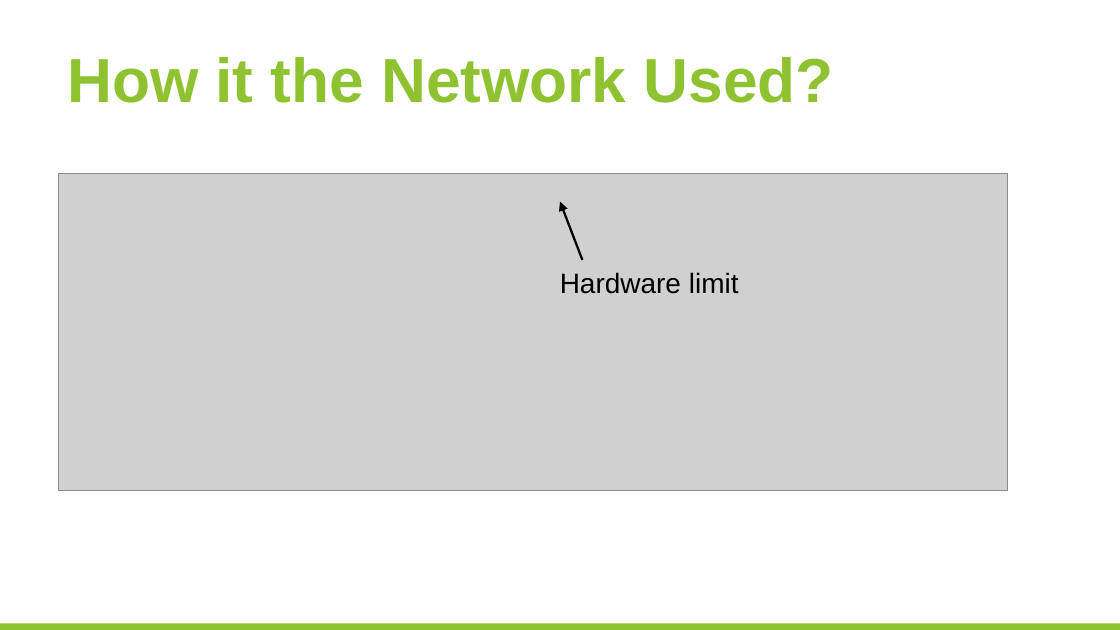
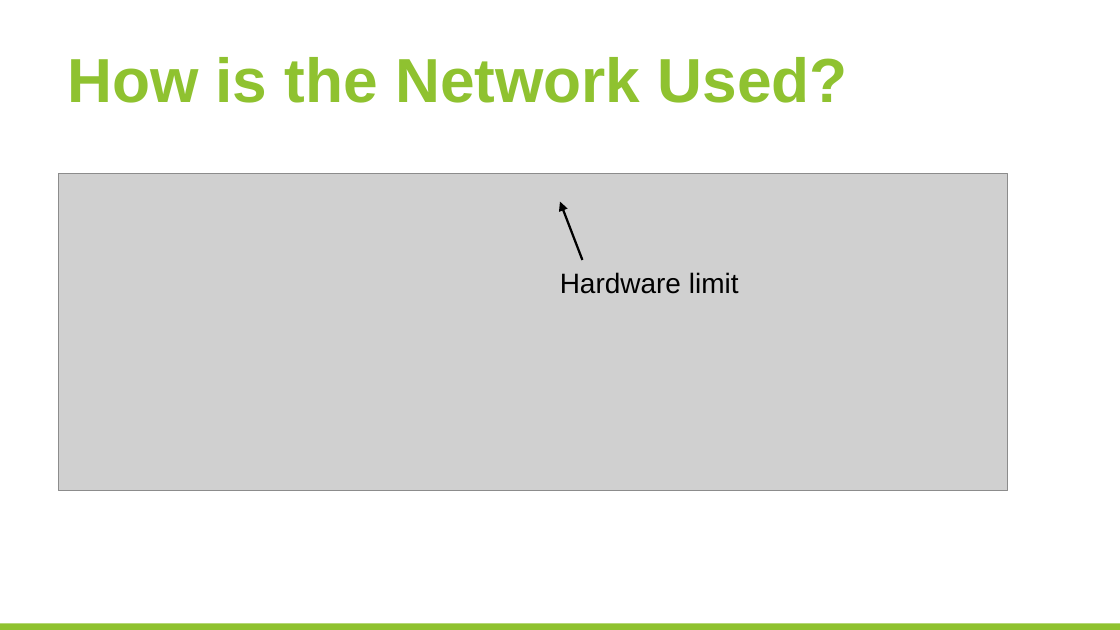
Before and after one commit to huangyibo/spark-summit-17, a slide deck: slide 8 of template.odp. Drawn at 1120x630 pixels with LibreOffice and Linux fonts; fonts in the diff are those of the drawing; grey boxes stand for pictures; background and template pictures are left out. Boxes give left, top, right and bottom in pixels: in the first picture for what was removed or moved away, otherwise in the second. Text is boxed around its words. In the diff, an @@ line names an element or a change of style, - is before the commit and + after.

```diff
--- a/template.odp
+++ b/template.odp
@@ title at (67,57,848,103): text changed @@
-How it the Network Used?
+How is the Network Used?
```
Also in this commit, not shown: 1 other slide changed, 1 slide added.
